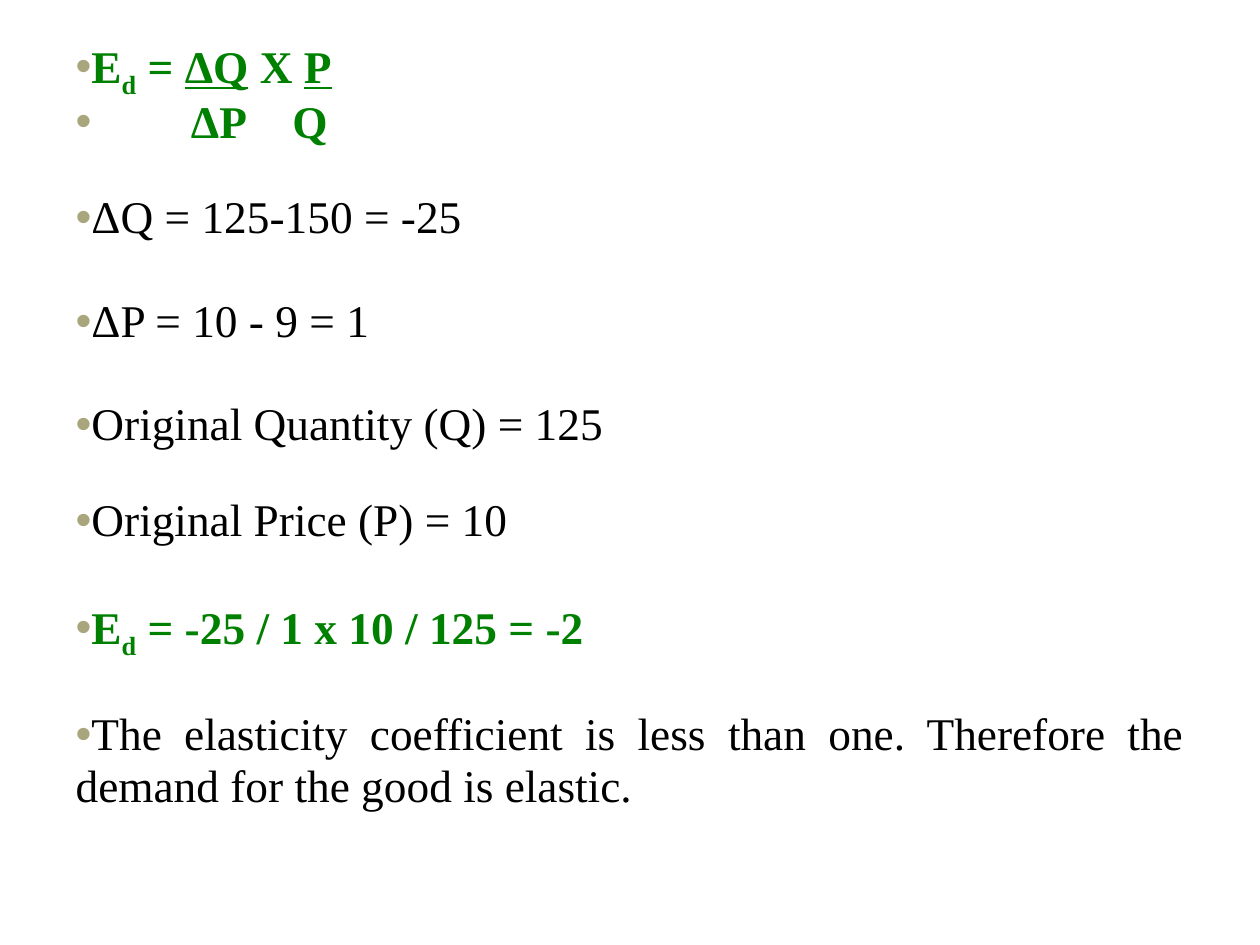
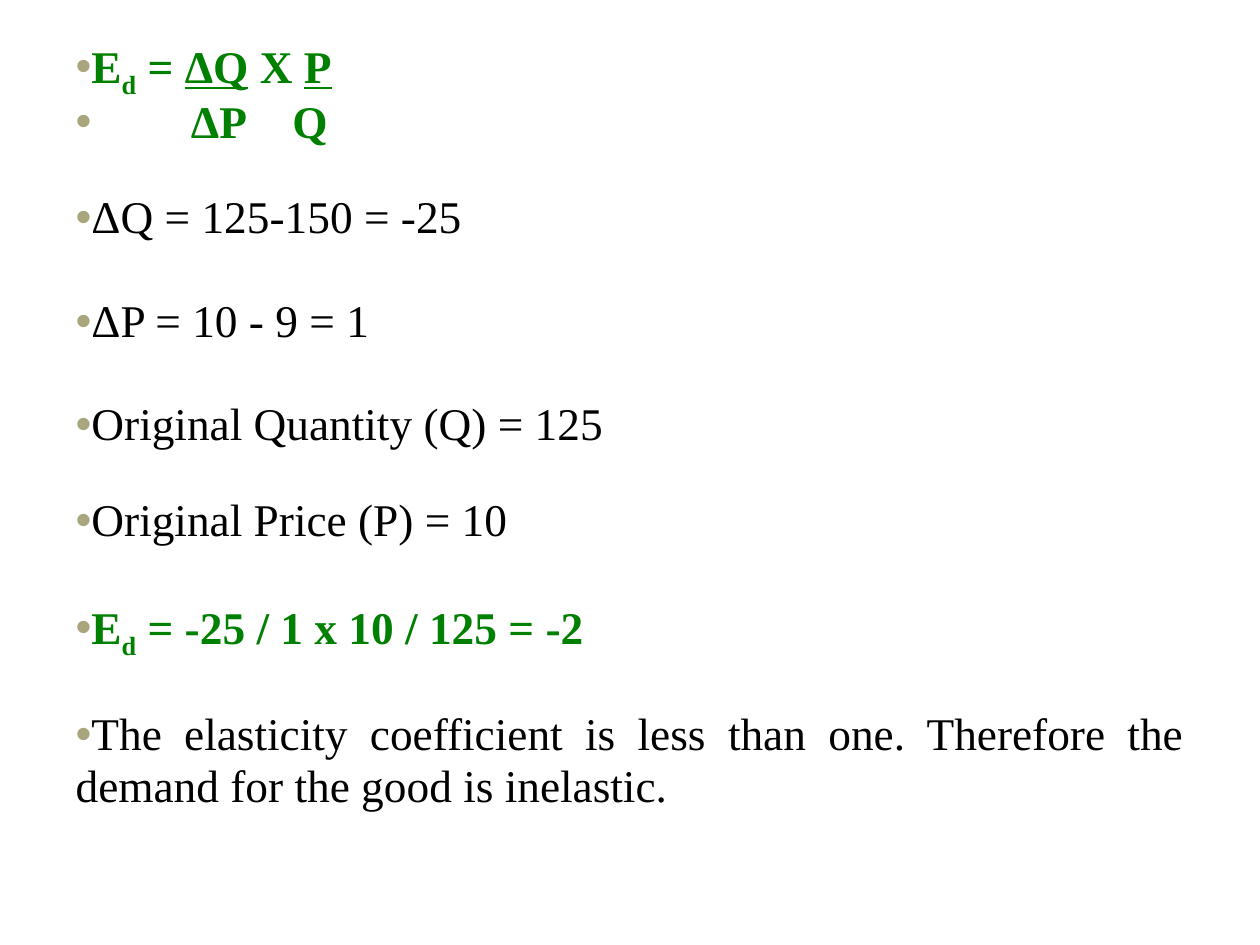
Before and after one commit to Sakib2405/PSTU_Academic, a slide deck: slide 6 of 4th Semister/AES-221/Anup Sir/chapter-4.-elasticity.ppt. Drawn at 1260x945 pixels with LibreOffice and Linux fonts; fonts in the diff are those of the drawing. Boxes give left, top, right and bottom in pixels: in the first picture for what was removed or moved away, otherwise in the second. Text is boxed around its words. In the diff, an @@ line names an element or a change of style, - is before the commit and + after.

```diff
--- a/4th Semister/AES-221/Anup Sir/chapter-4.-elasticity.ppt
+++ b/4th Semister/AES-221/Anup Sir/chapter-4.-elasticity.ppt
@@ text at (76, 718, 1182, 811): text changed @@
-• The elasticity coefficient is less than one. Therefore the demand for the good is elastic.
+• The elasticity coefficient is less than one. Therefore the demand for the good is inelastic.
```
